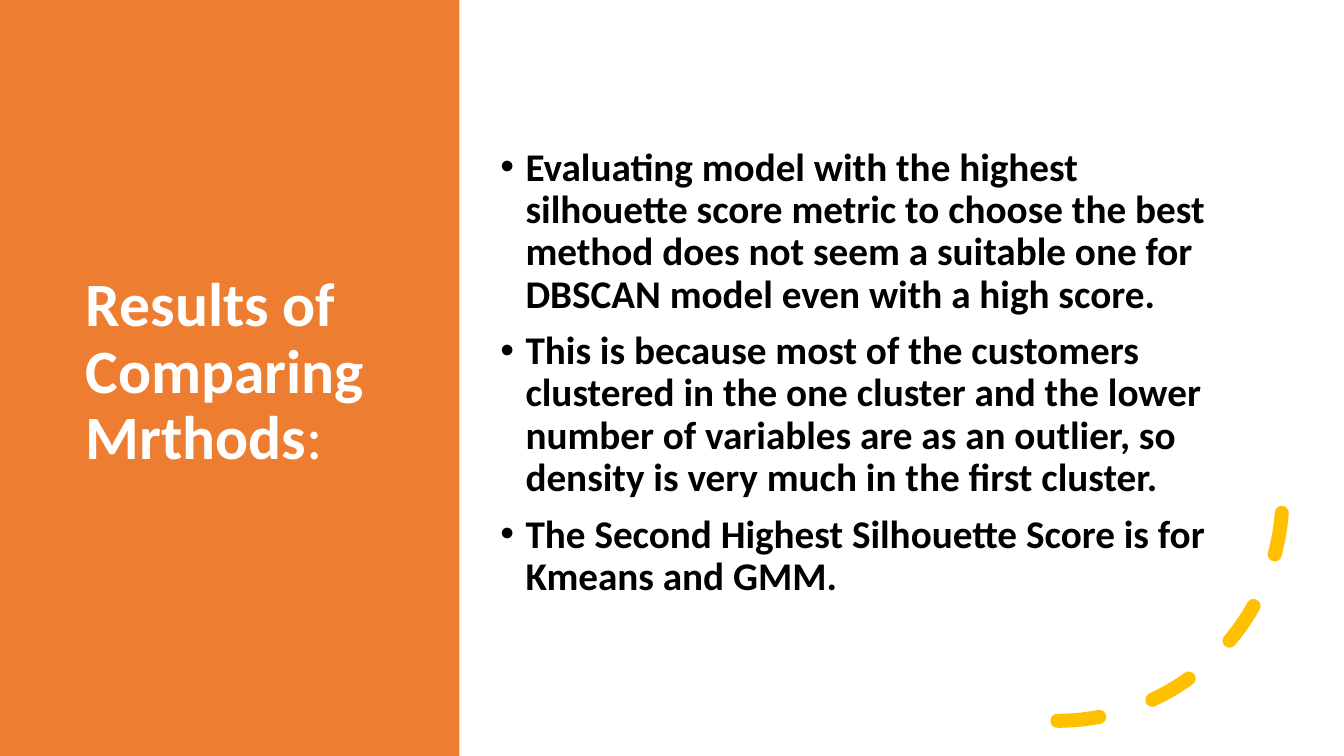
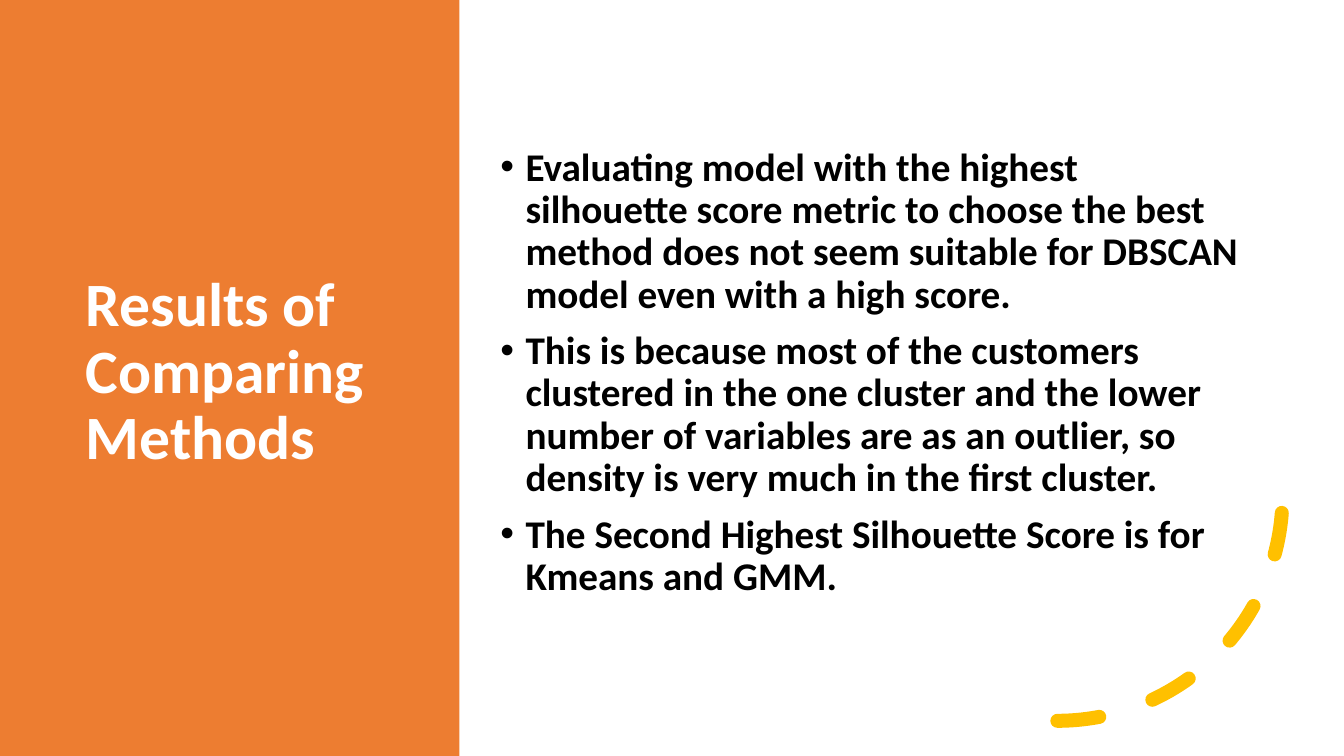
Before and after one commit to parichehrma/PariMa1, a slide deck: slide 33 of Customers Segmentation based on their Credit Card usage.pptx. Drawn at 1344x756 pixels with LibreOffice and Linux fonts; fonts in the diff are those of the drawing. Boxes give left, top, right and bottom in pixels: in the first picture for what was removed or moved away, otherwise in the second. Text is boxed around its words. In the diff, an @@ line names an element or a change of style, - is before the commit and + after.

```diff
--- a/Customers Segmentation based on their Credit Card usage.pptx
+++ b/Customers Segmentation based on their Credit Card usage.pptx
@@ text at [526,153,1237,315]: text changed @@
-• Evaluating model with the highest silhouette score metric to choose the best method does not seem a suitable one for DBSCAN model even with a high score.
+• Evaluating model with the highest silhouette score metric to choose the best method does not seem suitable for DBSCAN model even with a high score.
@@ title at [86,282,364,460]: text changed @@
-Results of Comparing Mrthods:
+Results of Comparing Methods
```
Also in this commit, not shown: 28 other slides changed, 1 other file.
